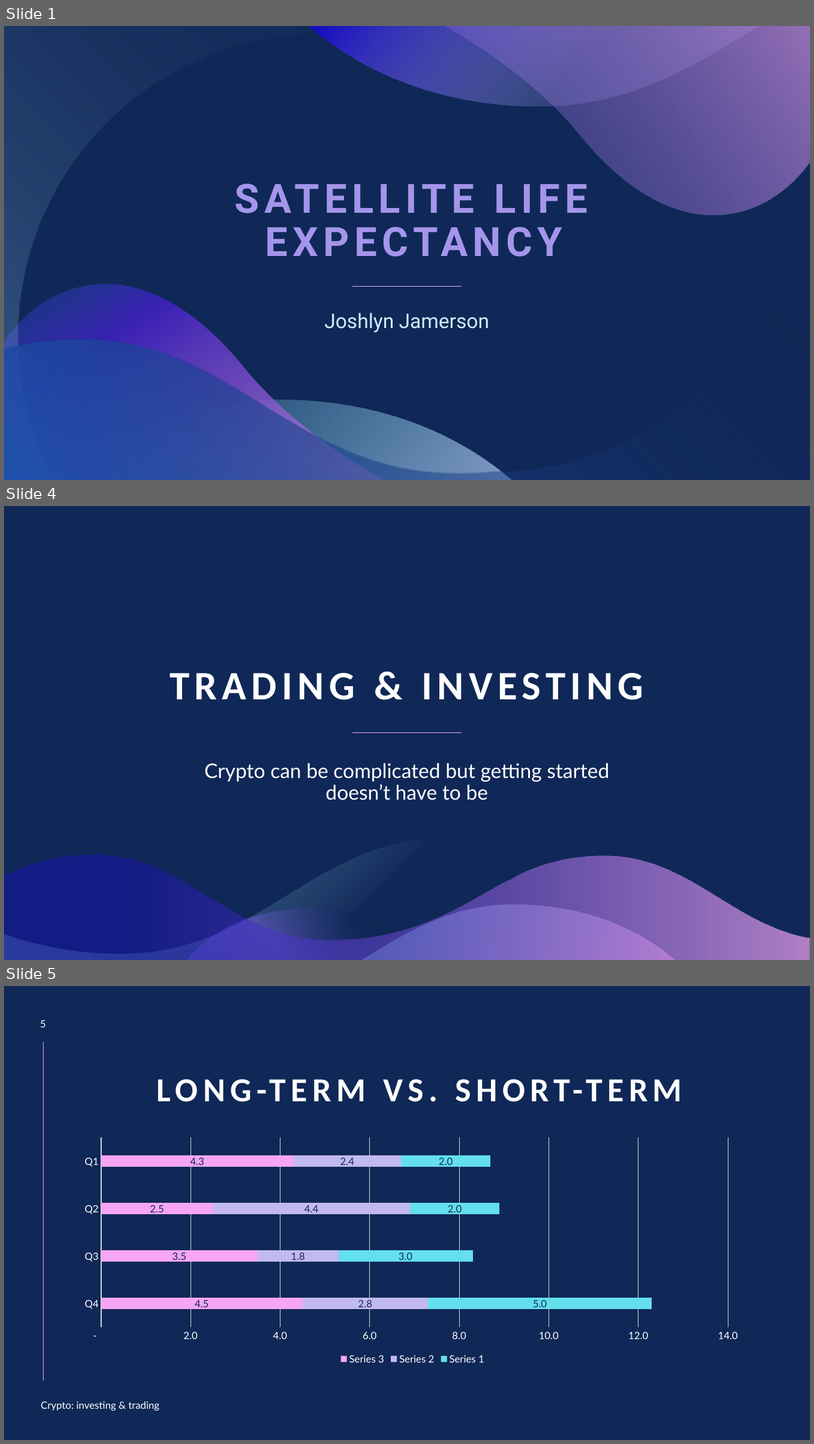
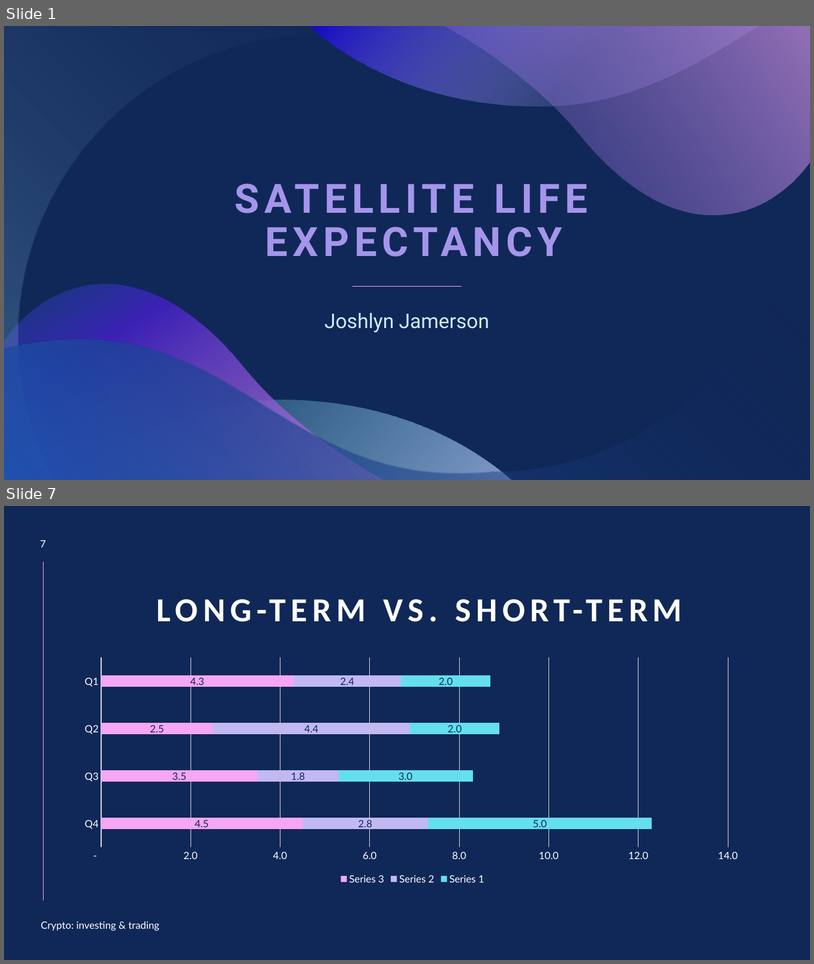
Before and after one commit to joshlynj/active_satellites, a slide deck: ppt/SATELLITE LIFE EXPECTANCY.pptx. Shown one above the other, each under a label of ours: slides 1, 4 and 5 before the commit, slides 1 and 7 after it; the slides between them are not shown. The pictures are 814x1444 and 814x964 pixels, drawn with LibreOffice and Linux fonts; fonts in the diff are those of the drawing. Boxes give left, top, right and bottom in pixels: in the first picture for what was removed or moved away, otherwise in the second. Text is boxed around its words. In the diff, an @@ line names an element or a change of style, - is before the commit and + after.

```diff
--- a/ppt/SATELLITE LIFE EXPECTANCY.pptx
+++ b/ppt/SATELLITE LIFE EXPECTANCY.pptx
@@ slide 4 removed at (x1=4, y1=506, x2=810, y2=960), background #102857 @@
@@ title removed at (x1=170, y1=673, x2=644, y2=700) @@
-TRADING & INVESTING
@@ line removed from (462, 733) to (353, 733) @@
@@ subtitle removed at (x1=204, y1=763, x2=609, y2=800) @@
-Crypto can be complicated but getting started doesn’t have to be
@@ freeform shape removed at (x1=4, y1=838, x2=644, y2=960) @@
@@ freeform shape removed at (x1=4, y1=855, x2=810, y2=960) @@
@@ freeform shape removed at (x1=186, y1=907, x2=448, y2=960) @@
@@ freeform shape removed at (x1=361, y1=904, x2=675, y2=960) @@
@@ what was slide 5 is now slide 7 @@
@@ page number at (x1=40, y1=540, x2=46, y2=547): text changed @@
-5
+7
```
Also in this commit, not shown: 1 slide changed, 4 slides added, 3 other slides removed.
